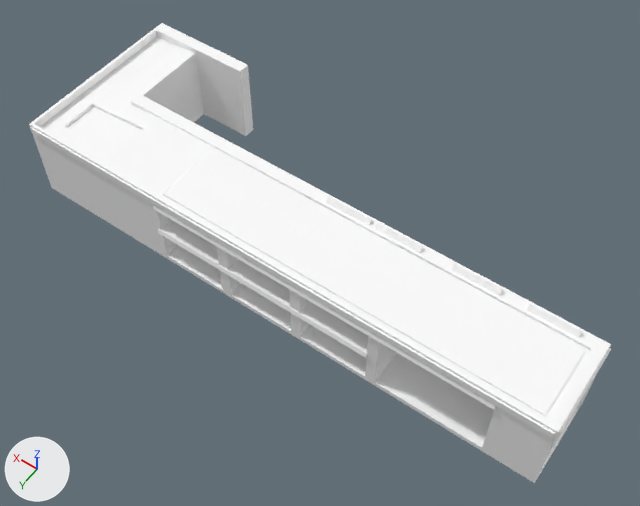
The glTF model public/models/kasse.glb, before and after one commit.
Before and after are seen from a camera (50 mm lens) standing at (-9.2, 15.2, 27.2) and looking at (2.6, -1.2, 1.3). Arrows for +X, +Y and +Z are at lower left; the lights stay in place. Where no turn or scale is listed for an object, it has been applied to the vertices. Vertices at the same position are counted once.
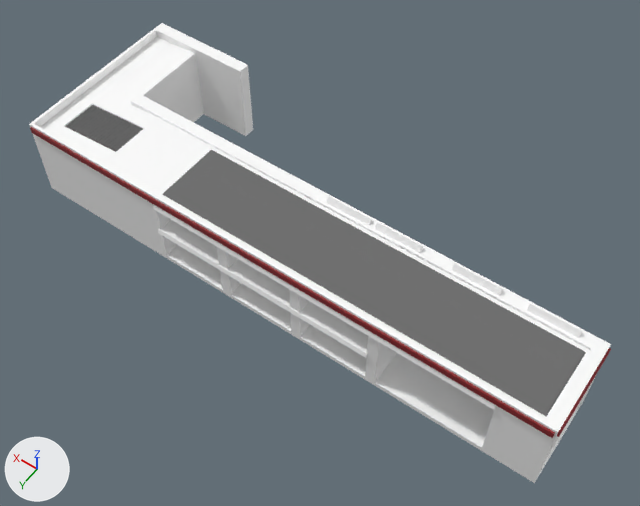
Changed parts and their boxes (x1, y1, x2, y2) in the pictures (640 x 506 px):
```json
{"object": "Cube.004", "change": "recoloured", "before": [163, 150, 586, 417], "after": [163, 150, 586, 417], "on screen": "white to grey"}
{"object": "Cube.005", "change": "recoloured", "before": [30, 127, 555, 438], "after": [30, 127, 555, 438], "on screen": "grey to red"}
{"object": "Cylinder.004", "change": "reshaped", "before": [63, 103, 91, 125], "after": [65, 105, 143, 152], "on screen": "172% wider, 109% taller"}
```

The change, as JSON lines over the scene's bpy script:
```json
{"op": "add", "block": "mat_polster", "code": ["mat_polster = principled_material('Polster')", "mat_polster.base_color = (0.265, 0.0147, 0.0198)  # red #8d2026"]}
{"op": "add", "block": "mat_band", "code": ["mat_band = principled_material('Band')", "mat_band.base_color = (0.154, 0.154, 0.154)  # dark grey #6d6d6d", "mat_band.roughness = 0.1"]}
{"block": "me_cube_004", "where": "me_cube_004.from_pydata(...)  # 36 vertices, 68 faces; spans x -8.5..6.7, y -1.3..1.3, z -0.1..0.1"}
{"op": "remove", "block": "me_cube_004", "code": "me_cube_004.materials.append(mat_base)  # white #ffffff"}
{"op": "add", "block": "me_cube_004", "code": "me_cube_004.materials.append(mat_band)  # dark grey #6d6d6d"}
{"block": "me_cylinder_004", "where": "# used by ob_cylinder_004; location = (13.3, 0.0, 3.28)"}
{"op": "remove", "block": "me_cylinder_004", "code": "me_cylinder_004.from_pydata(...)  # 178 vertices, 352 faces; spans x -0.068..0.068, y -0.733..0.733, z -0.068..0.068"}
{"op": "remove", "block": "me_cylinder_004", "code": "me_cylinder_004.materials.append(mat_base)  # white #ffffff"}
{"op": "add", "block": "me_cylinder_004", "code": "me_cylinder_004.from_pydata(...)  # 3382 vertices, 6688 faces; spans x -2.858..-0.112, y -0.733..0.733, z -0.061..0.302"}
{"block": "me_cylinder_004", "change": "me_cylinder_004 part 1: 178 vertices removed from x -0.068..0.068, y -0.733..0.733, z -0.068..0.068; 3382 vertices added at x -2.858..-0.112, y -0.733..0.733, z -0.061..0.302"}
{"op": "add", "block": "me_cylinder_004", "code": "me_cylinder_004.materials.append(mat_band)  # dark grey #6d6d6d"}
{"block": "me_cube_006", "where": "me_cube_006.from_pydata(...)  # 8 vertices, 12 faces; spans x -0.99..0.55, y -1.0..1.0, z -1.0..1.0"}
{"op": "remove", "block": "me_cube_006", "code": "me_cube_006.materials.append(mat_base)  # white #ffffff"}
{"op": "add", "block": "me_cube_006", "code": "me_cube_006.materials.append(mat_polster)  # red #8d2026"}
```
